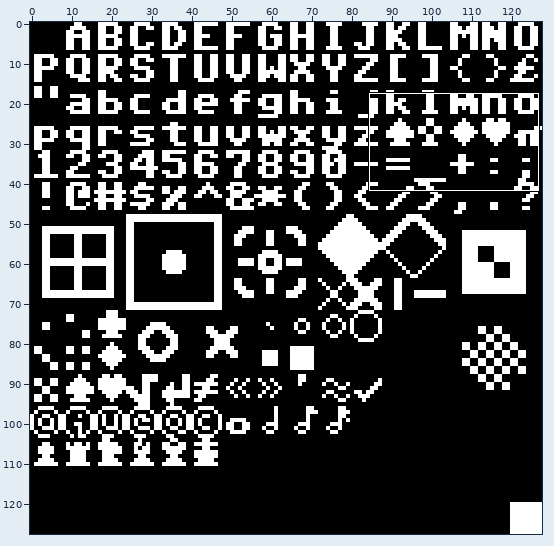
Two versions of one sprite sheet, RL/fonts/bitmap/nanahyakumanji.png. The first picture is a wide view before the edit; the outline marks the close-up.
Close-up. Earlier state:
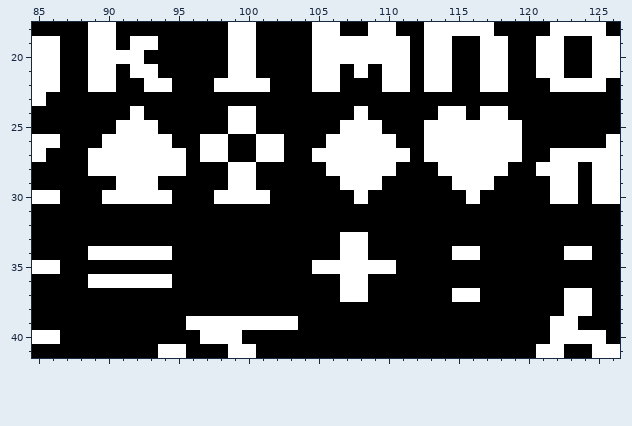
The file is 128x128 pixels. Shown: x 85..126, y 18..41. The commit also changed other parts of the picture, which this record leaves out.
New version:
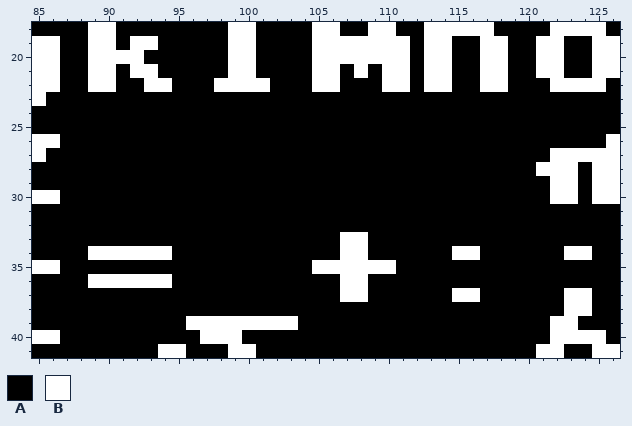
Palette (. is transparent): A #000000  B #ffffff
What changed:
@@ x 85..126 @@
 23 BAAAAAAAAAAAAAAAAAAAAAAAAAAAAAAAAAAAAAAAAA
-24 AAAAAAABAAAAAABBAAAAAAABAAAAABBABBAAAAAAAA
-25 AAAAAABBBAAAAABBAAAAAABBBAAABBBBBBBAAAAAAA
-26 BBAAABBBBBAABBAABBAAABBBBBAABBBBBBBAAAAAAB
-27 BAAABBBBBBBABBAABBAABBBBBBBABBBBBBBAABBBBB
-28 AAAABBBBBBBAAABBAAAAABBBBBAAABBBBBAABBBABB
-29 AAAAAABBBAAAAABBAAAAAABBBAAAAABBBAAAABBABB
-30 BBAAABBBBBAAABBBBAAAAAABAAAAAAABAAAAABBABB
+24 AAAAAAAAAAAAAAAAAAAAAAAAAAAAAAAAAAAAAAAAAA
+25 AAAAAAAAAAAAAAAAAAAAAAAAAAAAAAAAAAAAAAAAAA
+26 BBAAAAAAAAAAAAAAAAAAAAAAAAAAAAAAAAAAAAAAAB
+27 BAAAAAAAAAAAAAAAAAAAAAAAAAAAAAAAAAAAABBBBB
+28 AAAAAAAAAAAAAAAAAAAAAAAAAAAAAAAAAAAABBBABB
+29 AAAAAAAAAAAAAAAAAAAAAAAAAAAAAAAAAAAAABBABB
+30 BBAAAAAAAAAAAAAAAAAAAAAAAAAAAAAAAAAAABBABB
 31 AAAAAAAAAAAAAAAAAAAAAAAAAAAAAAAAAAAAAAAAAA
Changed places in both close-ups, as pixel boxes (x1, y1, x2, y2):
changed: (88, 106, 522, 204)
